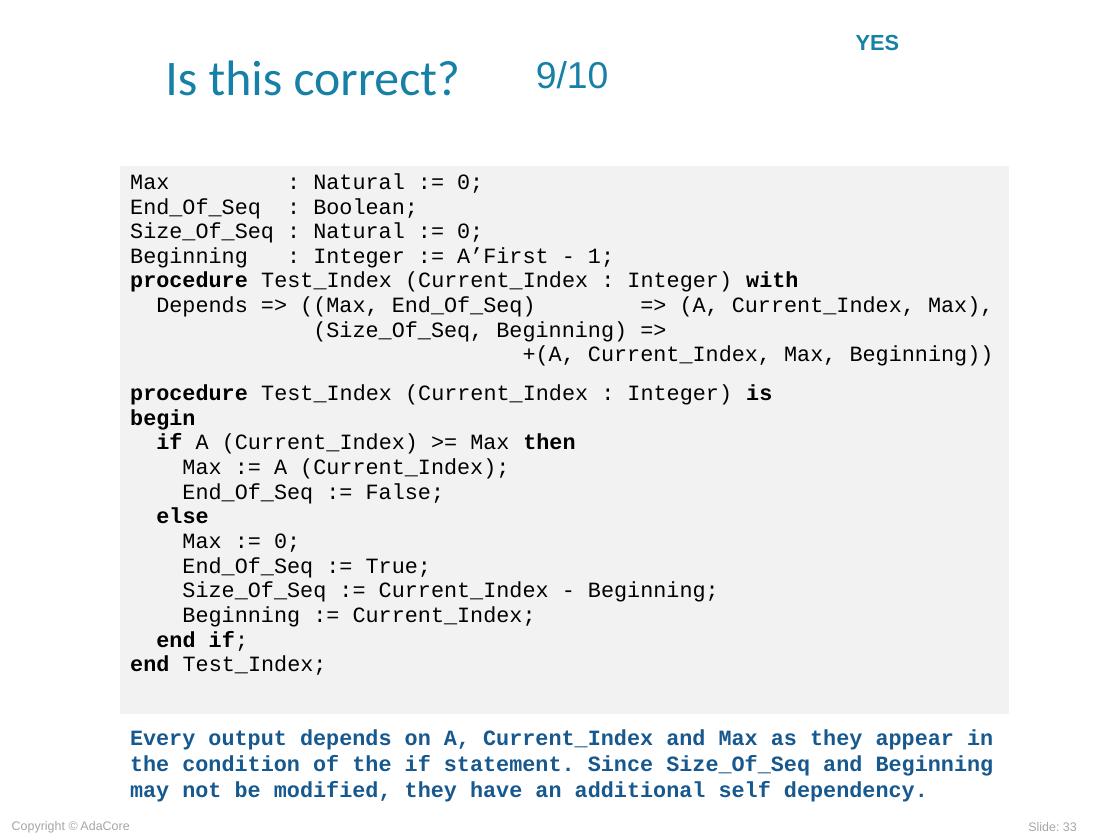
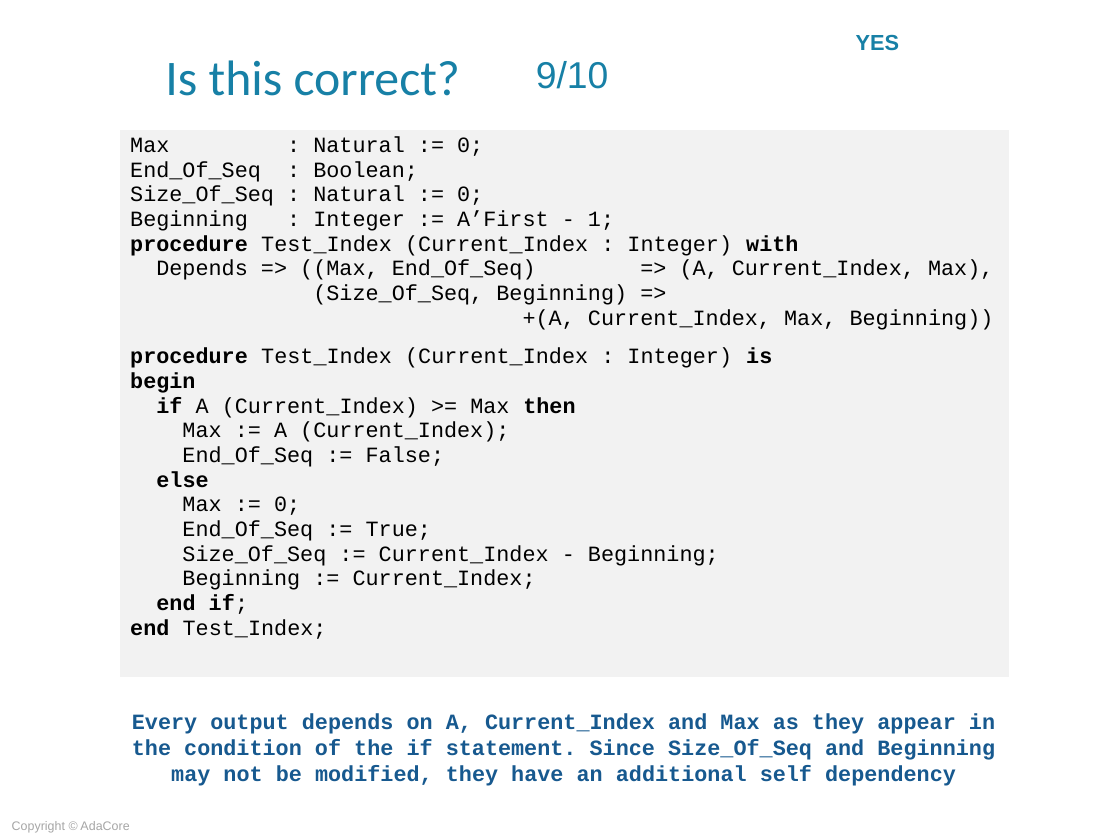
Before and after one commit to AdaCoreU/Courses, a slide deck: slide 33 of lectures/06_SPARK_2014/02_Flow_Analysis/Slides/02_Flow_Analysis.ppt. Drawn at 1120x840 pixels with LibreOffice and Linux fonts; fonts in the diff are those of the drawing; background and template pictures are left out. Boxes give left, top, right and bottom in pixels: in the first picture for what was removed or moved away, otherwise in the second. Text is boxed around its words. In the diff, an @@ line names an element or a change of style, - is before the commit and + after.

```diff
--- a/lectures/06_SPARK_2014/02_Flow_Analysis/Slides/02_Flow_Analysis.ppt
+++ b/lectures/06_SPARK_2014/02_Flow_Analysis/Slides/02_Flow_Analysis.ppt
@@ table: place and size @@
-table at (119,166,1009,715)
+table at (119,129,1009,678)
@@ text at (132,714,995,786): text changed @@
-Every output depends on A, Current_Index and Max as they appear in the condition of the if statement. Since Size_Of_Seq and Beginning may not be modified, they have an additional self dependency.
+Every output depends on A, Current_Index and Max as they appear in the condition of the if statement. Since Size_Of_Seq and Beginning may not be modified, they have an additional self dependency
@@ page number removed at (1028,822,1077,831) @@
-Slide: 33
```
Also in this commit, not shown: 33 other slides changed, 2 slides added, 2 slides removed, 1 other file.
